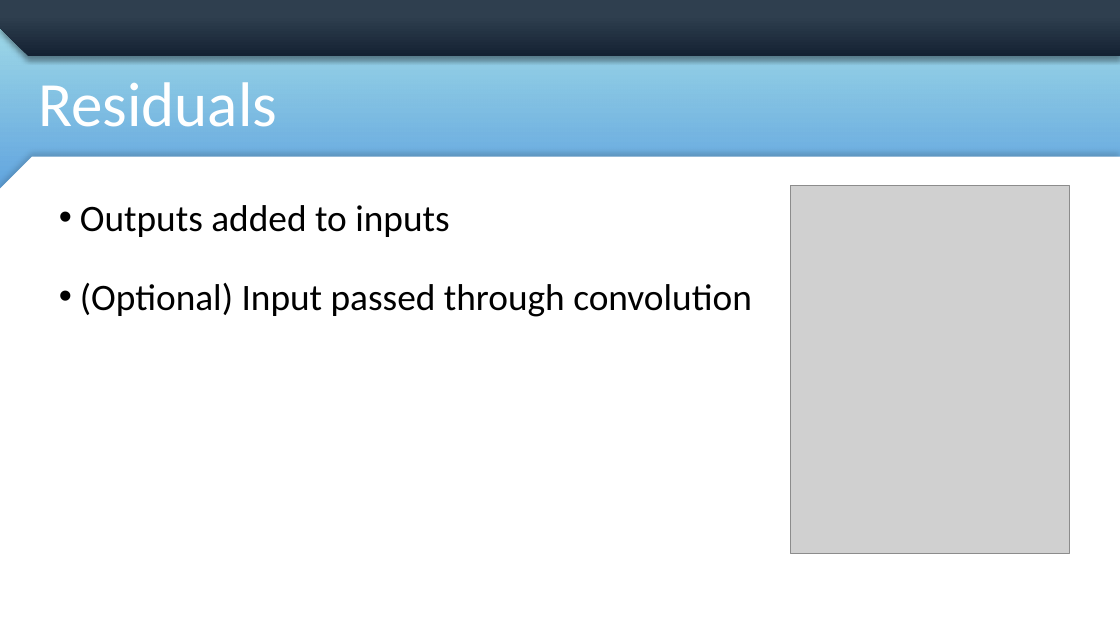
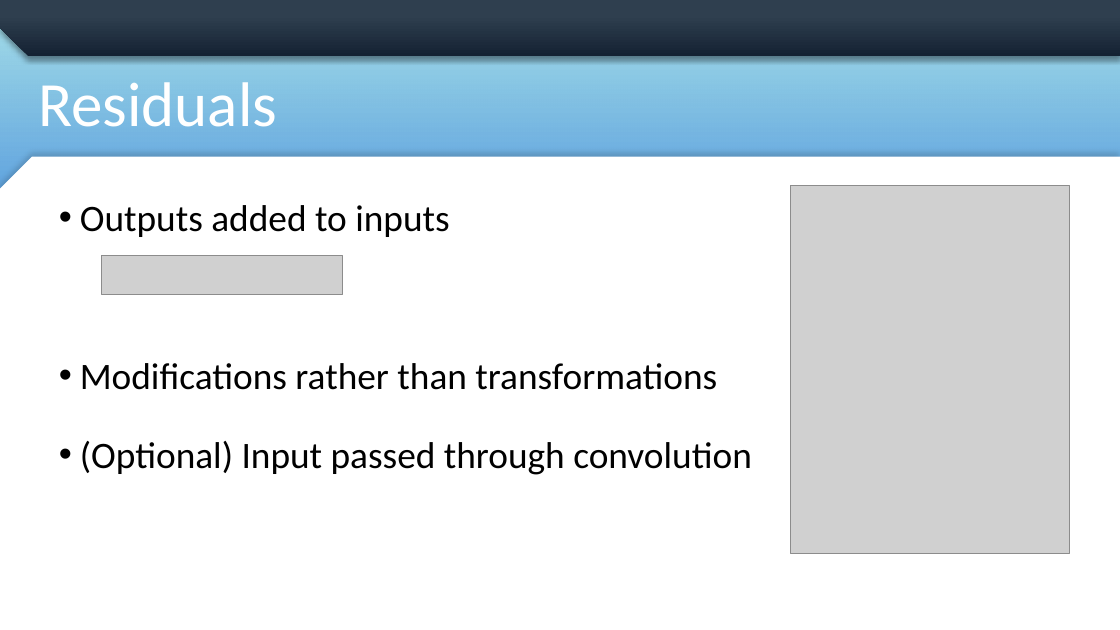
Before and after one commit to mdemore2/CSCE823, a slide deck: slide 7 of Student Lecture/Demore_TCN_Lecture.pptx (slide 6 before the commit). Drawn at 1120x630 pixels with LibreOffice and Linux fonts; fonts in the diff are those of the drawing; grey boxes stand for pictures; background and template pictures are left out. Boxes give left, top, right and bottom in pixels: in the first picture for what was removed or moved away, otherwise in the second. Text is boxed around its words. In the diff, an @@ line names an element or a change of style, - is before the commit and + after.

```diff
--- a/Student Lecture/Demore_TCN_Lecture.pptx
+++ b/Student Lecture/Demore_TCN_Lecture.pptx
@@ picture added at <box>102,256,343,295</box> @@
@@ text at <box>80,363,717,390</box>: paragraph added @@
+• Modifications rather than transformations
```
Also in this commit, not shown: 6 other slides changed, 2 slides added, 1 slide removed, 2 other files.
